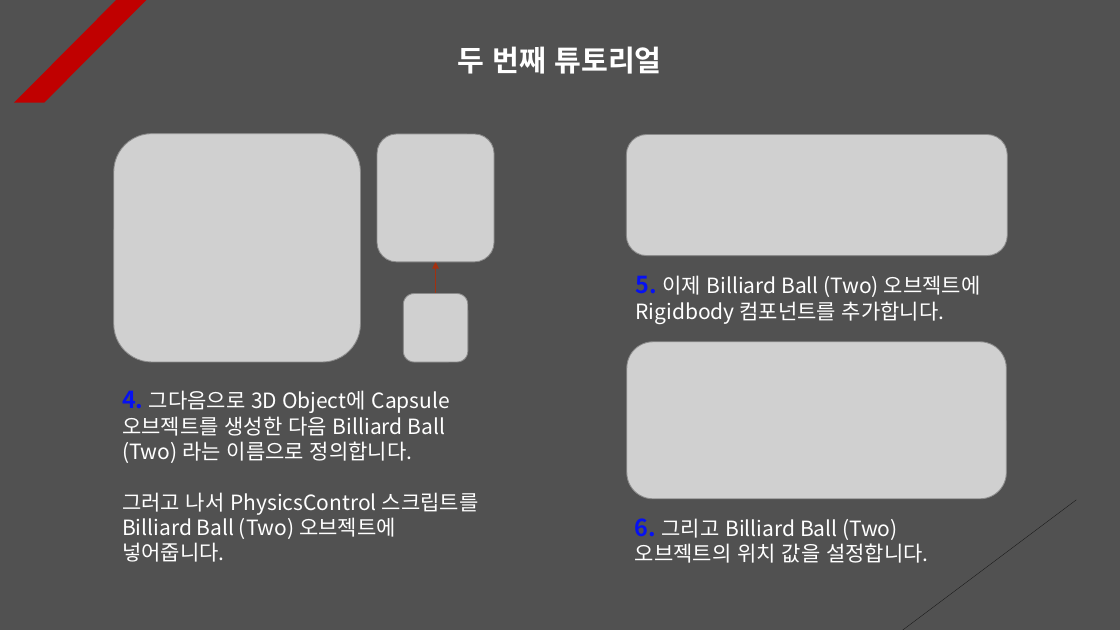
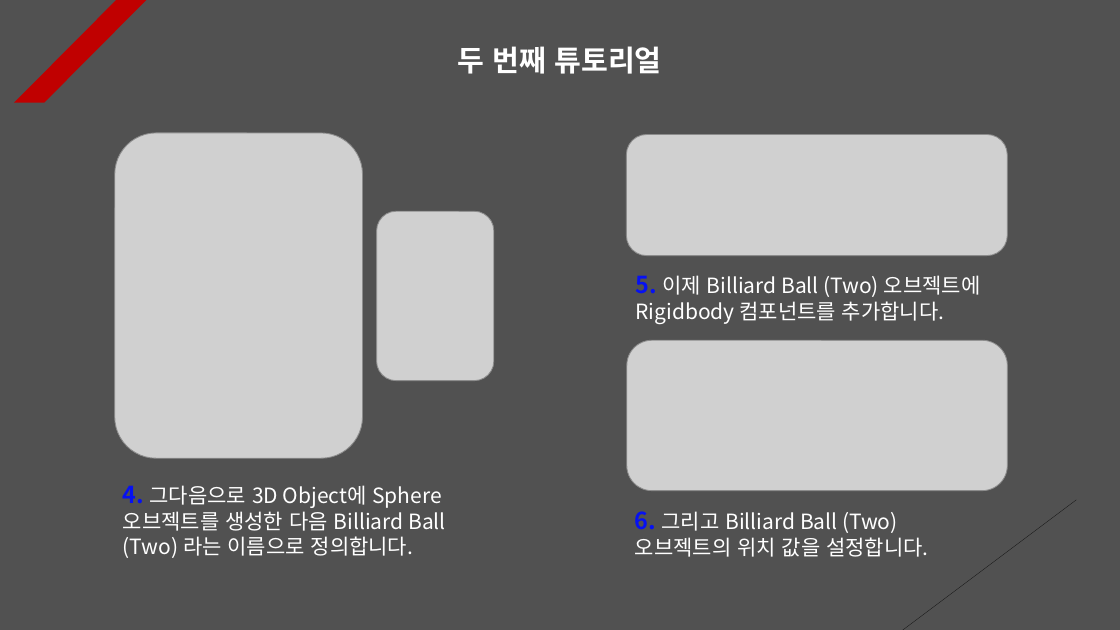
Before and after one commit to Unity2033/3D-UnityEngine, a slide deck: slide 2 of Assets/Physics/PPT Data/Physics Example.pptx. Drawn at 1120x630 pixels with LibreOffice and Linux fonts; fonts in the diff are those of the drawing; grey boxes stand for pictures. Boxes give left, top, right and bottom in pixels: in the first picture for what was removed or moved away, otherwise in the second. Text is boxed around its words. In the diff, an @@ line names an element or a change of style, - is before the commit and + after.

Commit message:
Physics Tutorial Renewal
- Implemented to randomly set the
  interpolation method of the rigid
  body when the collision with the
  game object is over

- Implementation of Billiard Ball
  object to physically move

- Implementation of setting the
  rigid body to sleep mode when a
  specific tag is selected using
  raycast

- Delete resource data

- Physical PPT data update

```diff
--- a/Assets/Physics/PPT Data/Physics Example.pptx
+++ b/Assets/Physics/PPT Data/Physics Example.pptx
@@ picture: place and size @@
-picture at <box>113,134,360,362</box>
+picture at <box>115,133,363,458</box>
@@ picture: place and size @@
-picture at <box>377,134,494,262</box>
+picture at <box>376,212,494,381</box>
@@ arrow removed from (435, 294) to (436, 262) @@
@@ picture removed at <box>403,293,468,362</box> @@
@@ picture: place and size @@
-picture at <box>627,342,1007,499</box>
+picture at <box>627,340,1007,491</box>
@@ text at <box>123,485,446,558</box>: text changed @@
-4. 그다음으로 3D Object에 Capsule 오브젝트를 생성한 다음 Billiard Ball (Two) 라는 이름으로 정의합니다.
-그러고 나서 PhysicsControl 스크립트를 Billiard Ball (Two) 오브젝트에 넣어줍니다.
+4. 그다음으로 3D Object에 Sphere 오브젝트를 생성한 다음 Billiard Ball (Two) 라는 이름으로 정의합니다.
@@ text "6. 그리고 Billiard Ball (Two) ...": place and size @@
-text "6. 그리고 Billiard Ball (Two) ..." at <box>635,518,928,563</box>
+text "6. 그리고 Billiard Ball (Two) ..." at <box>635,511,928,557</box>
```
Also in this commit, not shown: 12 other slides changed, 3 slides added, 1 slide removed, 14 other files.
